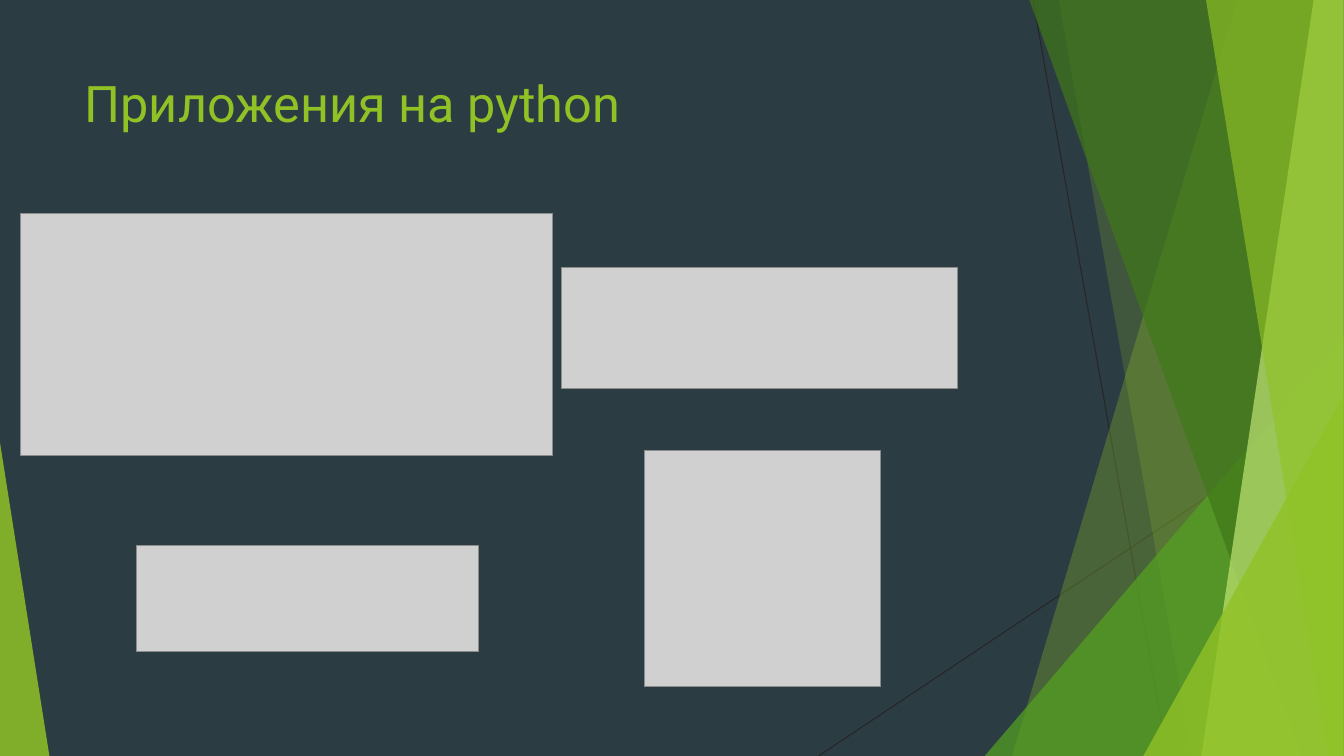
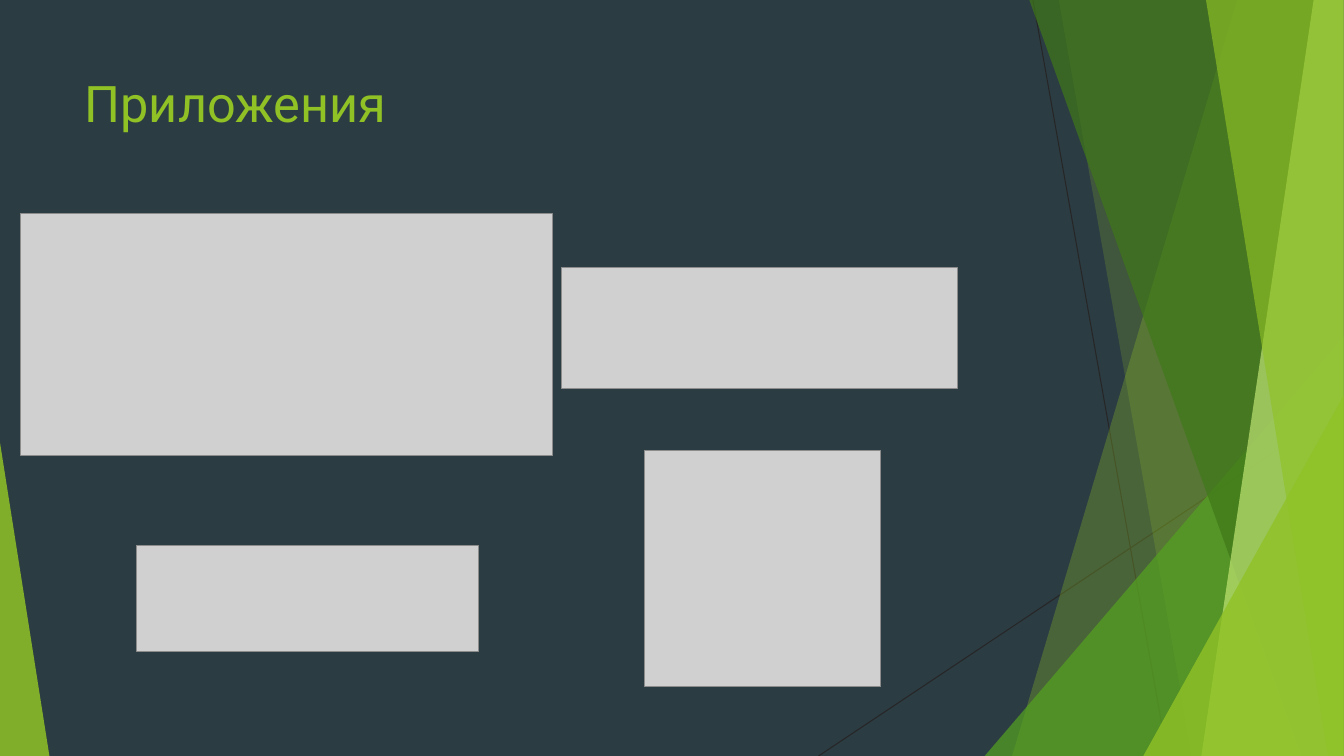
Before and after one commit to Yegor9151/for_corund, a slide deck: slide 11 of python/module 1/presentation/МК по Python.pptx. Drawn at 1344x756 pixels with LibreOffice and Linux fonts; fonts in the diff are those of the drawing; grey boxes stand for pictures. Boxes give left, top, right and bottom in pixels: in the first picture for what was removed or moved away, otherwise in the second. Text is boxed around its words. In the diff, an @@ line names an element or a change of style, - is before the commit and + after.

```diff
--- a/python/module 1/presentation/МК по Python.pptx
+++ b/python/module 1/presentation/МК по Python.pptx
@@ title at <box>85,86,386,132</box>: text changed @@
-Приложения на python
+Приложения
```
Also in this commit, not shown: 7 other slides changed, 14 slides removed.
